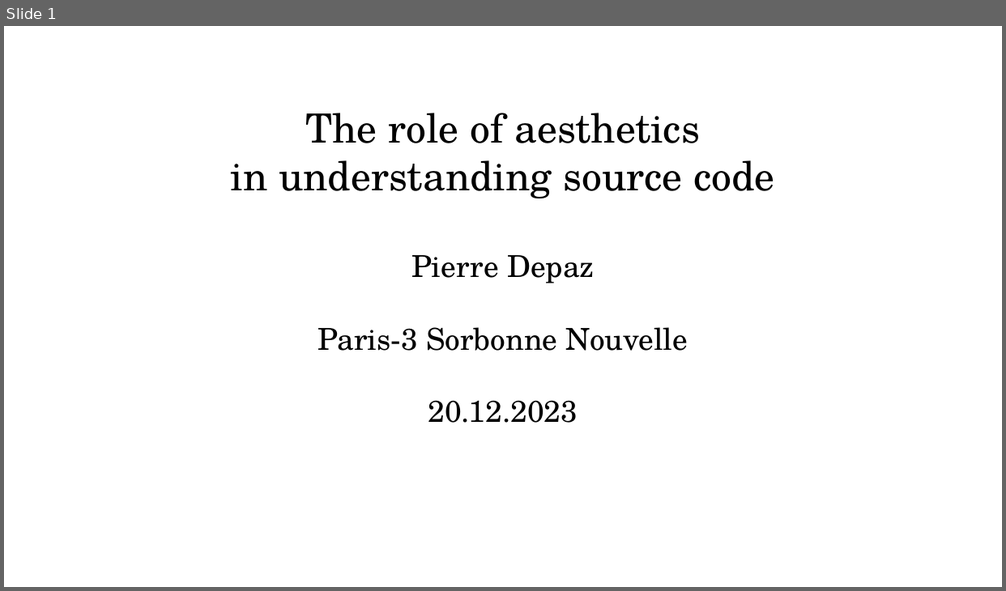
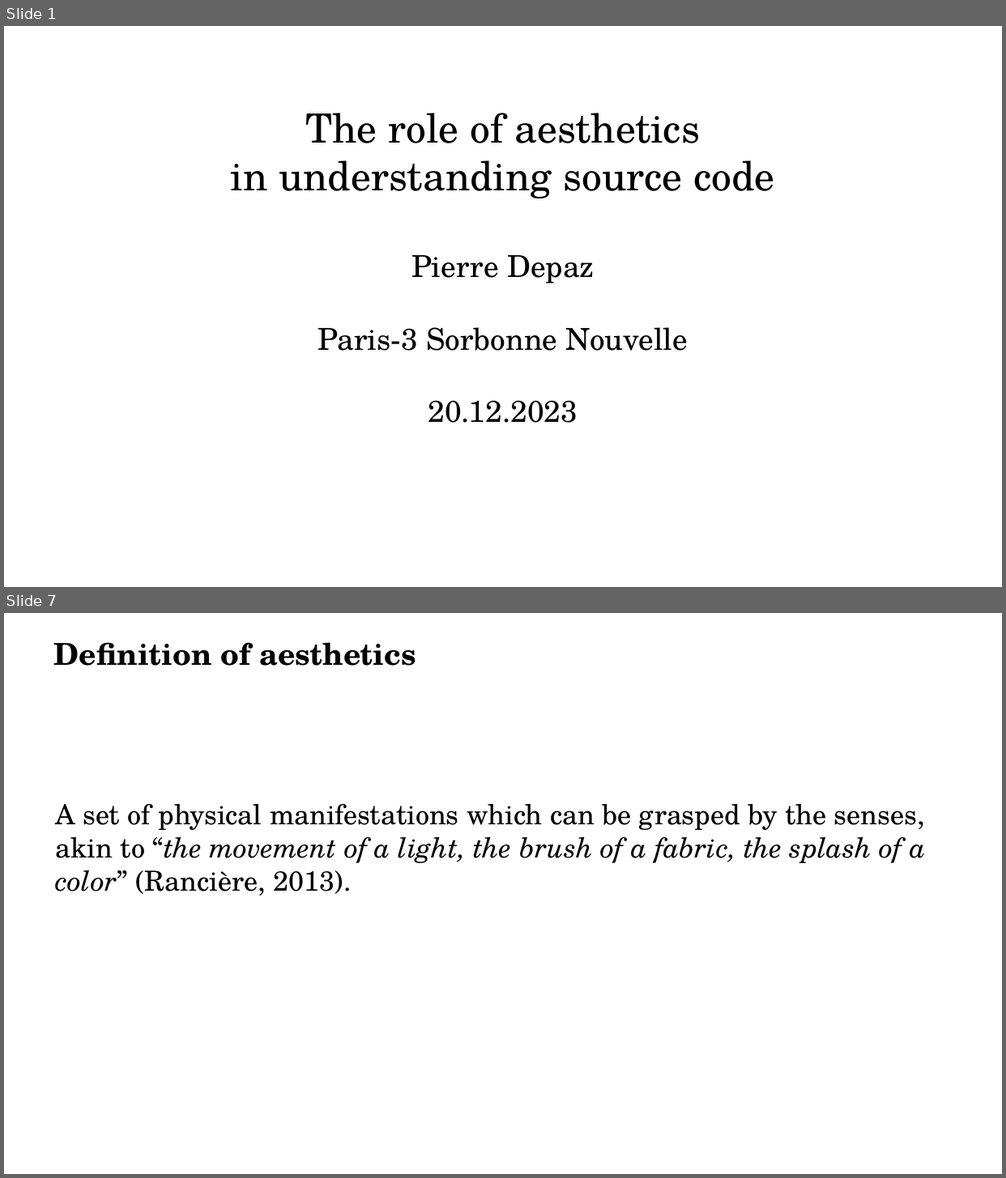
Before and after one commit to periode/thesis, a slide deck: jury/soutenance/Soutenance.odp. Shown one above the other, each under a label of ours: slide 1 before the commit, slides 1 and 7 after it; the slides between them are not shown. The pictures are 1006x591 and 1006x1178 pixels, drawn with LibreOffice and Linux fonts; fonts in the diff are those of the drawing. Boxes give left, top, right and bottom in pixels: in the first picture for what was removed or moved away, otherwise in the second. Text is boxed around its words. In the diff, an @@ line names an element or a change of style, - is before the commit and + after.

```diff
--- a/jury/soutenance/Soutenance.odp
+++ b/jury/soutenance/Soutenance.odp
@@ slide 7 added at (4, 613, 1002, 1174), background #FFFFFF @@
@@ title added at (54, 642, 415, 666), 24 pt, text #000000, bold @@
+Definition of aesthetics
@@ text added at (56, 804, 927, 896), 22 pt, text #000000 @@
+A set of physical manifestations which can be grasped by the senses, akin to “the movement of a light, the brush of a fabric, the splash of a color” (Rancière, 2013).
```
Also in this commit, not shown: 12 slides changed, 23 other slides added, 12 slides removed, 7 other files.
